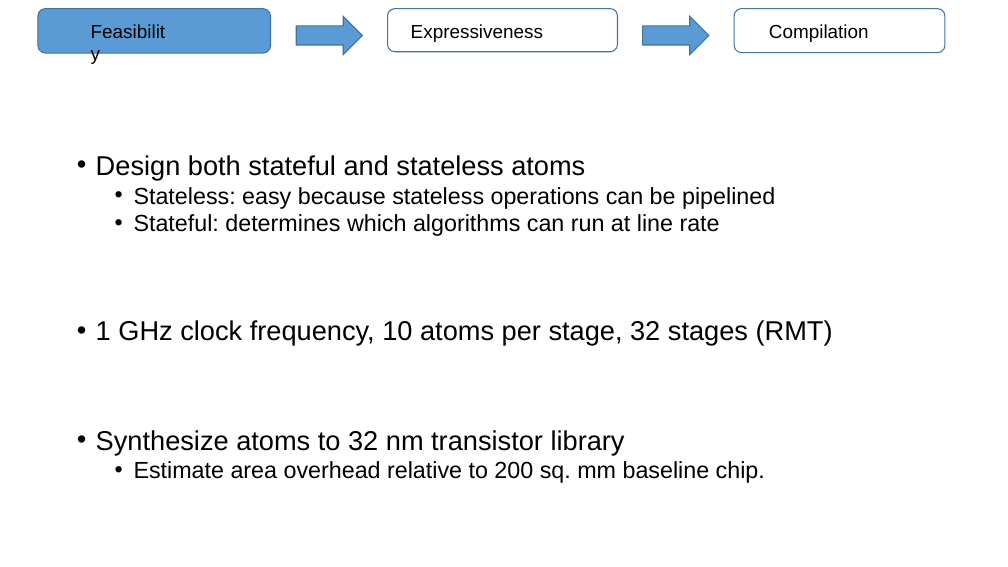
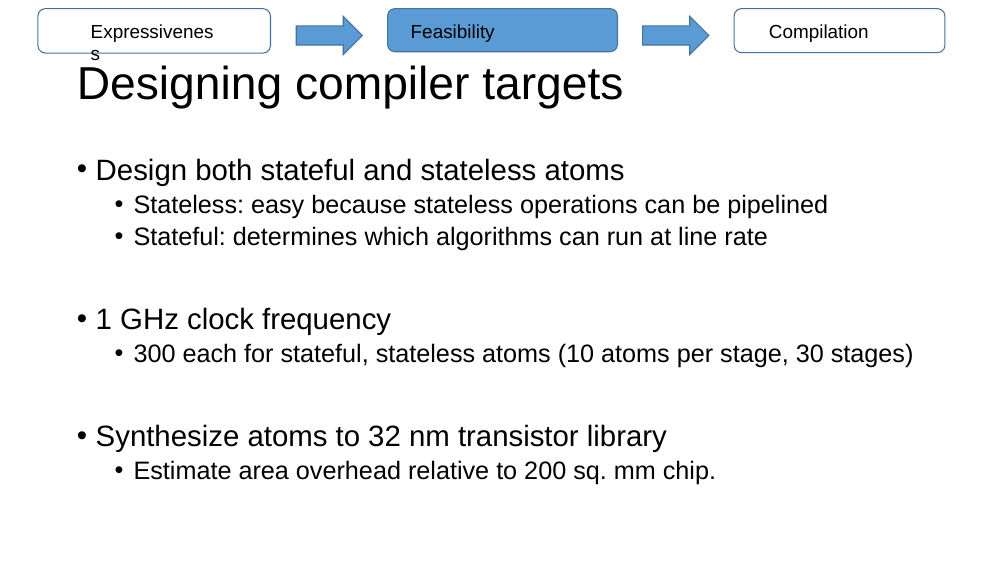
Before and after one commit to anirudhSK/pifo-domino-marple-ppts, a slide deck: slide 32 of domino_pifo.pptx (slide 31 before the commit). Drawn at 1008x567 pixels with LibreOffice and Linux fonts; fonts in the diff are those of the drawing. Boxes give left, top, right and bottom in pixels: in the first picture for what was removed or moved away, otherwise in the second. Text is boxed around its words. In the diff, an @@ line names an element or a change of style, - is before the commit and + after.

```diff
--- a/domino_pifo.pptx
+++ b/domino_pifo.pptx
@@ rounded rectangle at <box>38,8,271,53</box>: fill #5B9BD5 to none @@
@@ text "Expressiveness" rewrapped from <box>411,24,543,42</box> to <box>83,16,222,46</box> @@
@@ rounded rectangle at <box>388,8,618,51</box>: fill none to #5B9BD5 @@
@@ text "Feasibility" rewrapped from <box>83,16,181,46</box> to <box>411,24,495,42</box> @@
@@ title added at <box>77,65,623,109</box>, 44 pt, text #000000 @@
+Designing compiler targets
@@ text at <box>96,158,828,452</box>: size 25.9 to 28 pt in "Design both stateful and stateless atoms", "Synthesize atoms to 32 nm transistor library"; size 22.2 to 24 pt in "Stateless: easy because stateless operations can be ...", "Stateful: determines which algorithms can run at ..."; line spacing 0.8 to 0.9 @@
@@ text at <box>96,307,914,368</box>: text changed; size 25.9 to 24 pt @@
-• 1 GHz clock frequency, 10 atoms per stage, 32 stages (RMT)
+• 1 GHz clock frequency
+  • 300 each for stateful, stateless atoms (10 atoms per stage, 30 stages)
@@ text at <box>134,460,716,485</box>: text changed; size 22.2 to 24 pt @@
-  • Estimate area overhead relative to 200 sq. mm baseline chip.
+  • Estimate area overhead relative to 200 sq. mm chip.
```
Also in this commit, not shown: 54 other slides changed, 2 slides added, 1 slide removed.
